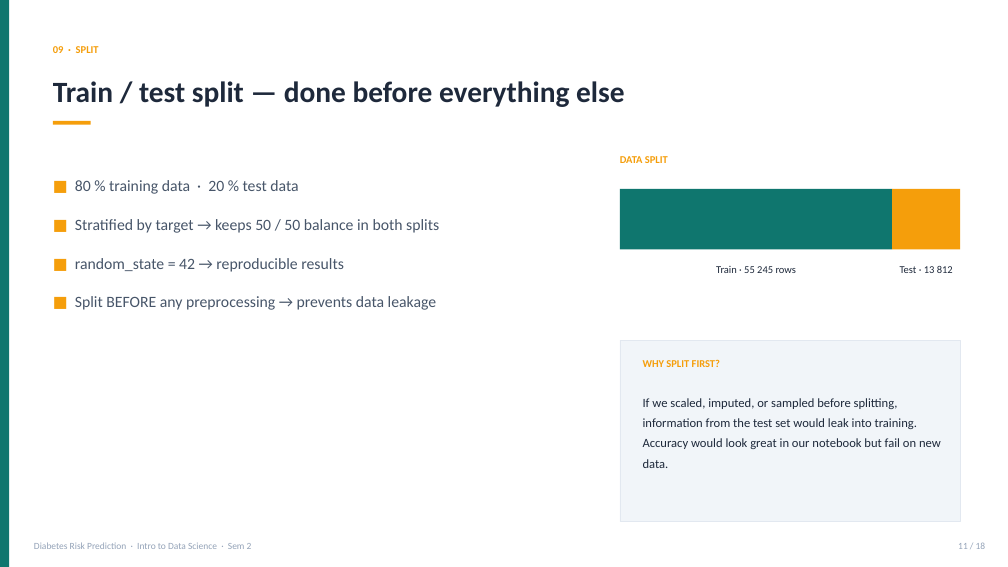
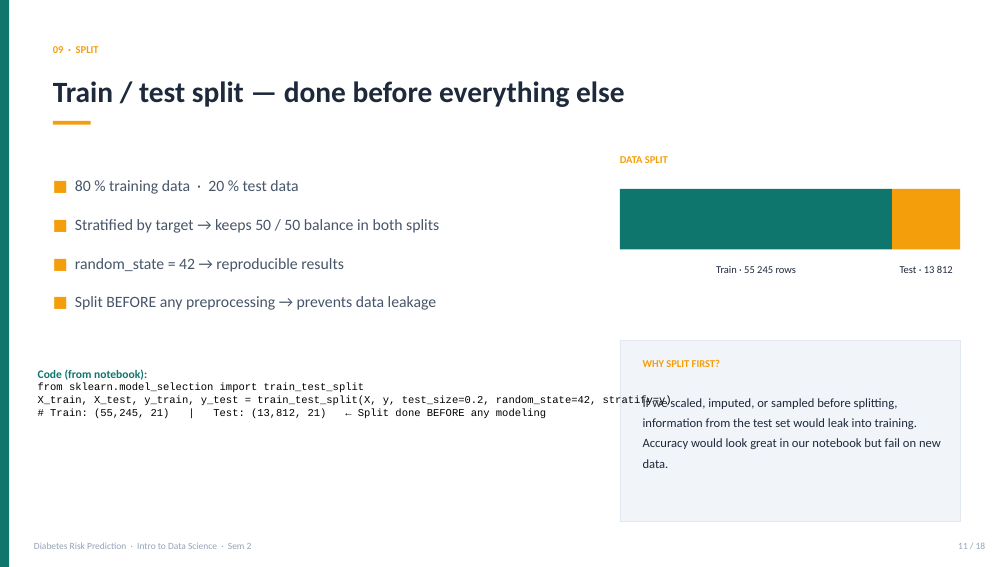
Before and after one commit to muhammadammarff-design/diabetes-risk-prediction, a slide deck: slide 11 of presentation/Diabetes_Final_Presentation.pptx. Drawn at 1008x567 pixels with LibreOffice and Linux fonts; fonts in the diff are those of the drawing. Boxes give left, top, right and bottom in pixels: in the first picture for what was removed or moved away, otherwise in the second. Text is boxed around its words. In the diff, an @@ line names an element or a change of style, - is before the commit and + after.

```diff
--- a/presentation/Diabetes_Final_Presentation.pptx
+++ b/presentation/Diabetes_Final_Presentation.pptx
@@ text added at (38,369,672,418), 10 pt, text #000000 @@
+Code (from notebook):
+from sklearn.model_selection import train_test_split
+X_train, X_test, y_train, y_test = train_test_split(X, y, test_size=0.2, random_state=42, stratify=y)
+# Train: (55,245, 21) | Test: (13,812, 21) ← Split done BEFORE any modeling
```
Also in this commit, not shown: 7 other slides changed, 1 slide added, 1 slide removed, 7 other files.
